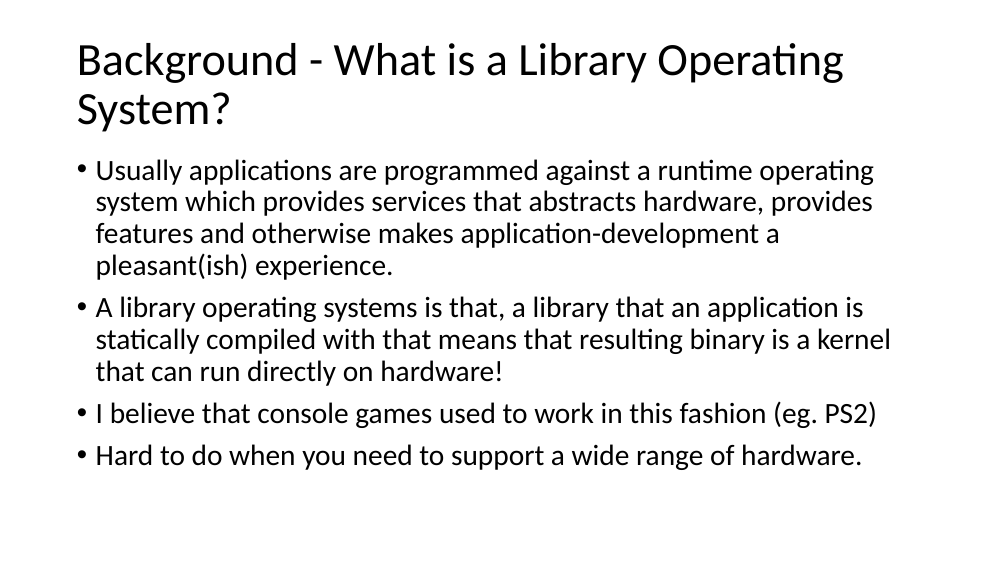
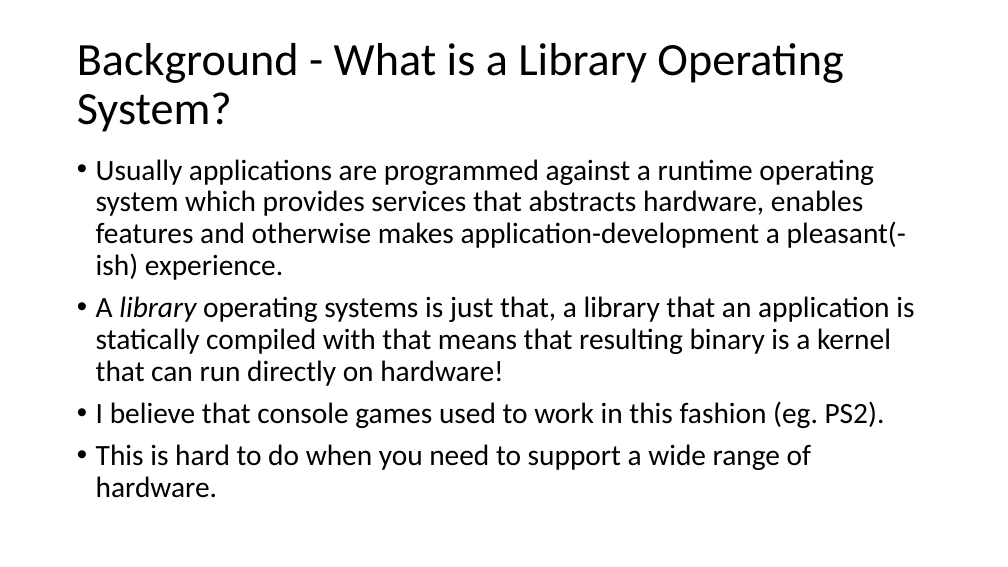
Before and after one commit to moosichu/topics-in-computer-systems, a slide deck: slide 3 of 01_unikernels_presentation.pptx. Drawn at 1008x567 pixels with LibreOffice and Linux fonts; fonts in the diff are those of the drawing. Boxes give left, top, right and bottom in pixels: in the first picture for what was removed or moved away, otherwise in the second. Text is boxed around its words. In the diff, an @@ line names an element or a change of style, - is before the commit and + after.

```diff
--- a/01_unikernels_presentation.pptx
+++ b/01_unikernels_presentation.pptx
@@ text at bbox=[96, 159, 914, 498]: text changed @@
-• Usually applications are programmed against a runtime operating system which provides services that abstracts hardware, provides features and otherwise makes application-development a pleasant(ish) experience.
-• A library operating systems is that, a library that an application is statically compiled with that means that resulting binary is a kernel that can run directly on hardware!
-• I believe that console games used to work in this fashion (eg. PS2)
-• Hard to do when you need to support a wide range of hardware.
+• Usually applications are programmed against a runtime operating system which provides services that abstracts hardware, enables features and otherwise makes application-development a pleasant(-ish) experience.
+• A library operating systems is just that, a library that an application is statically compiled with that means that resulting binary is a kernel that can run directly on hardware!
+• I believe that console games used to work in this fashion (eg. PS2).
+• This is hard to do when you need to support a wide range of hardware.
```
Also in this commit, not shown: 8 other slides changed.
